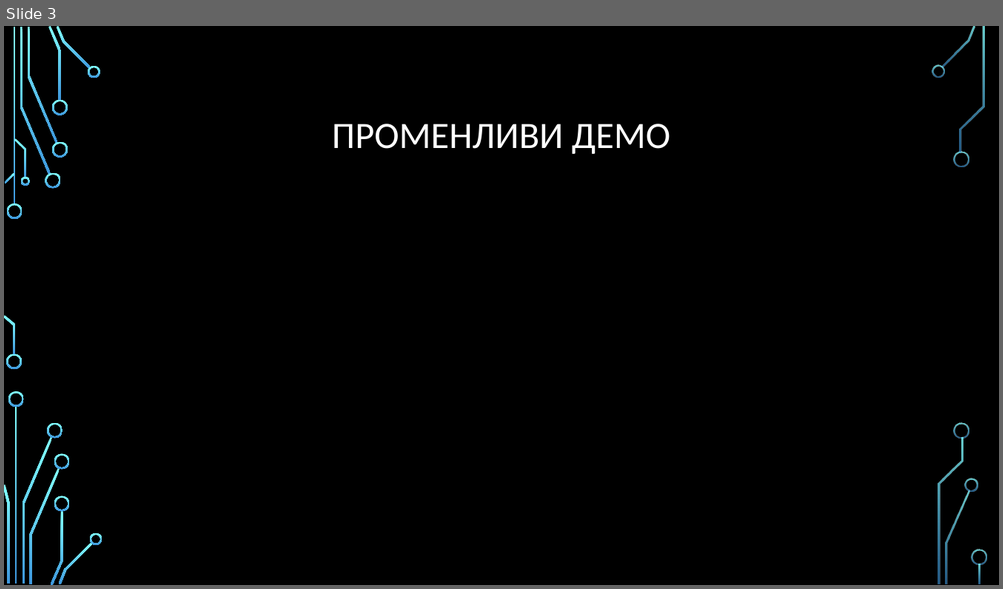
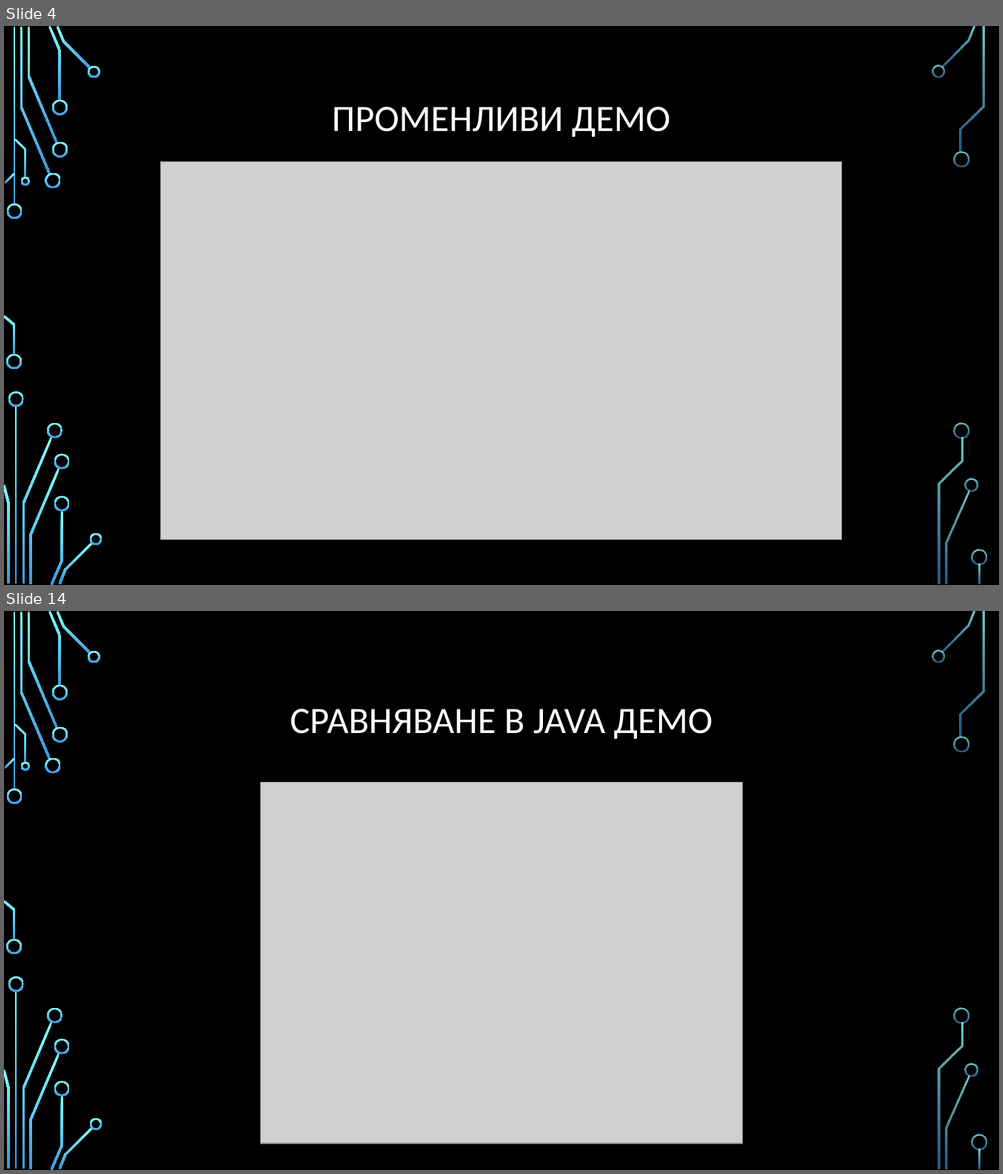
Before and after one commit to Bilyukov/java-course, a slide deck: 02.java-basics.pptx. Shown one above the other, each under a label of ours: slide 3 before the commit, slides 4 and 14 after it; the slides between them are not shown. The pictures are 1003x589 and 1003x1174 pixels, drawn with LibreOffice and Linux fonts; fonts in the diff are those of the drawing; grey boxes stand for pictures; background and template pictures are left out. Boxes give left, top, right and bottom in pixels: in the first picture for what was removed or moved away, otherwise in the second. Text is boxed around its words. In the diff, an @@ line names an element or a change of style, - is before the commit and + after.

Commit message:
Added Java Basics Demo

```diff
--- a/02.java-basics.pptx
+++ b/02.java-basics.pptx
@@ slide 14 added at (4, 611, 999, 1170), background picture (left out); not listed: 36 template elements that a slide beside it also shows @@
@@ title added at (290, 709, 712, 739), 36 pt, text #FFFFFF @@
+СРАВНЯВАНЕ В JAVA ДЕМО
@@ picture added at (261, 782, 743, 1144) @@
@@ what was slide 3 is now slide 4 @@
@@ slide 4 changed as well @@
@@ title "ПРОМЕНЛИВИ ДЕМО": place and size @@
-title "ПРОМЕНЛИВИ ДЕМО" at (332, 124, 670, 154)
+title "ПРОМЕНЛИВИ ДЕМО" at (332, 107, 670, 137)
@@ picture added at (161, 162, 842, 540) @@
```
Also in this commit, not shown: 1 other slide changed, 21 other slides added, 21 other files.
